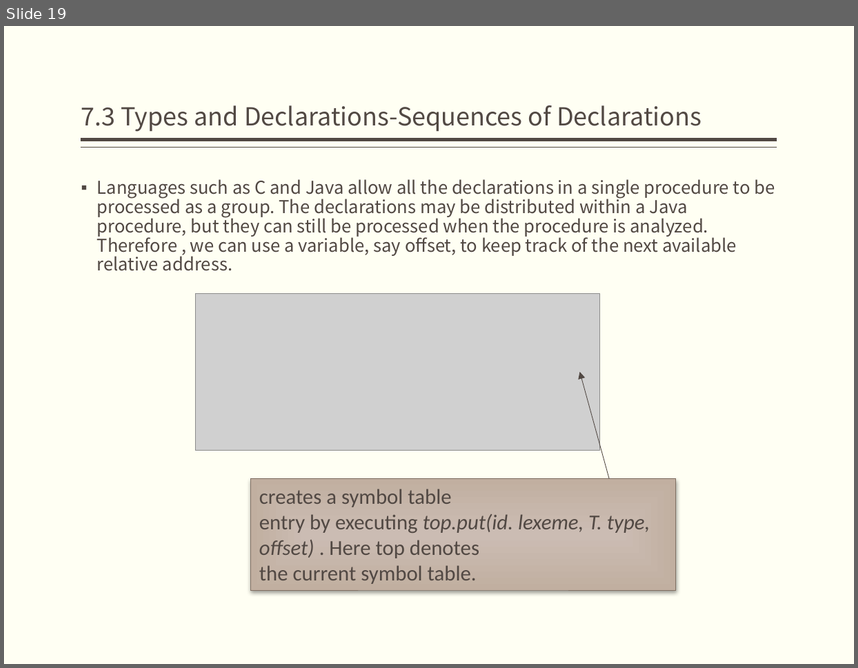
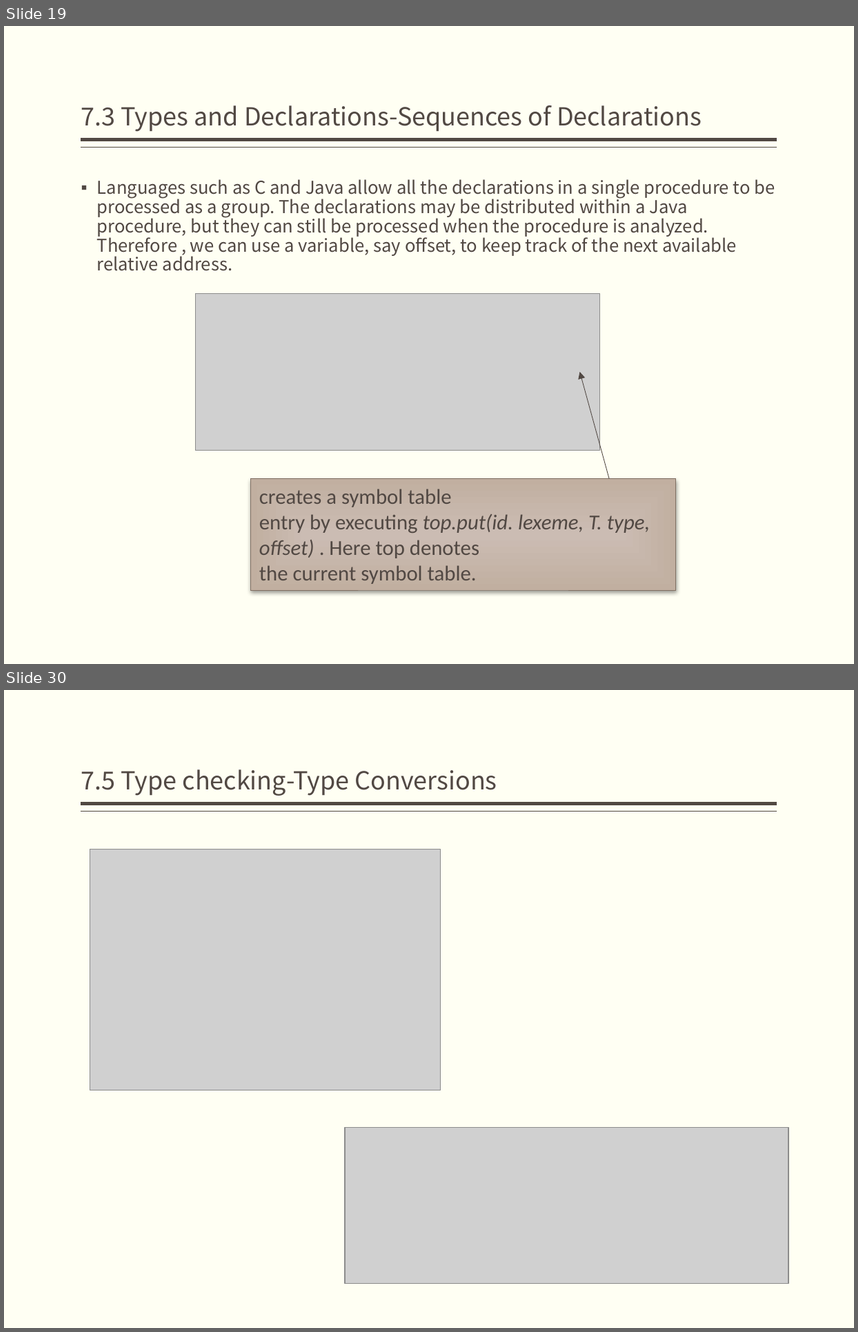
Before and after one commit to jz81/jz81.github.io, a slide deck: course/compiler/LectureNotes/(Spring2018)Lecture7.pptx. Shown one above the other, each under a label of ours: slide 19 before the commit, slides 19 and 30 after it; the slides between them are not shown. The pictures are 858x668 and 858x1332 pixels, drawn with LibreOffice and Linux fonts; fonts in the diff are those of the drawing; grey boxes stand for pictures. Boxes give left, top, right and bottom in pixels: in the first picture for what was removed or moved away, otherwise in the second. Text is boxed around its words. In the diff, an @@ line names an element or a change of style, - is before the commit and + after.

```diff
--- a/course/compiler/LectureNotes/(Spring2018)Lecture7.pptx
+++ b/course/compiler/LectureNotes/(Spring2018)Lecture7.pptx
@@ slide 30 added at <box>4,690,854,1328</box>, background #FFFFF3; not listed: 2 template elements that a slide beside it also shows @@
@@ title added at <box>81,769,497,796</box>, 21 pt, text #514843 @@
+7.5 Type checking-Type Conversions
@@ picture added at <box>90,849,440,1090</box> @@
@@ picture added at <box>345,1127,789,1283</box> @@
```
Also in this commit, not shown: 3 slides changed, 18 other slides added.
